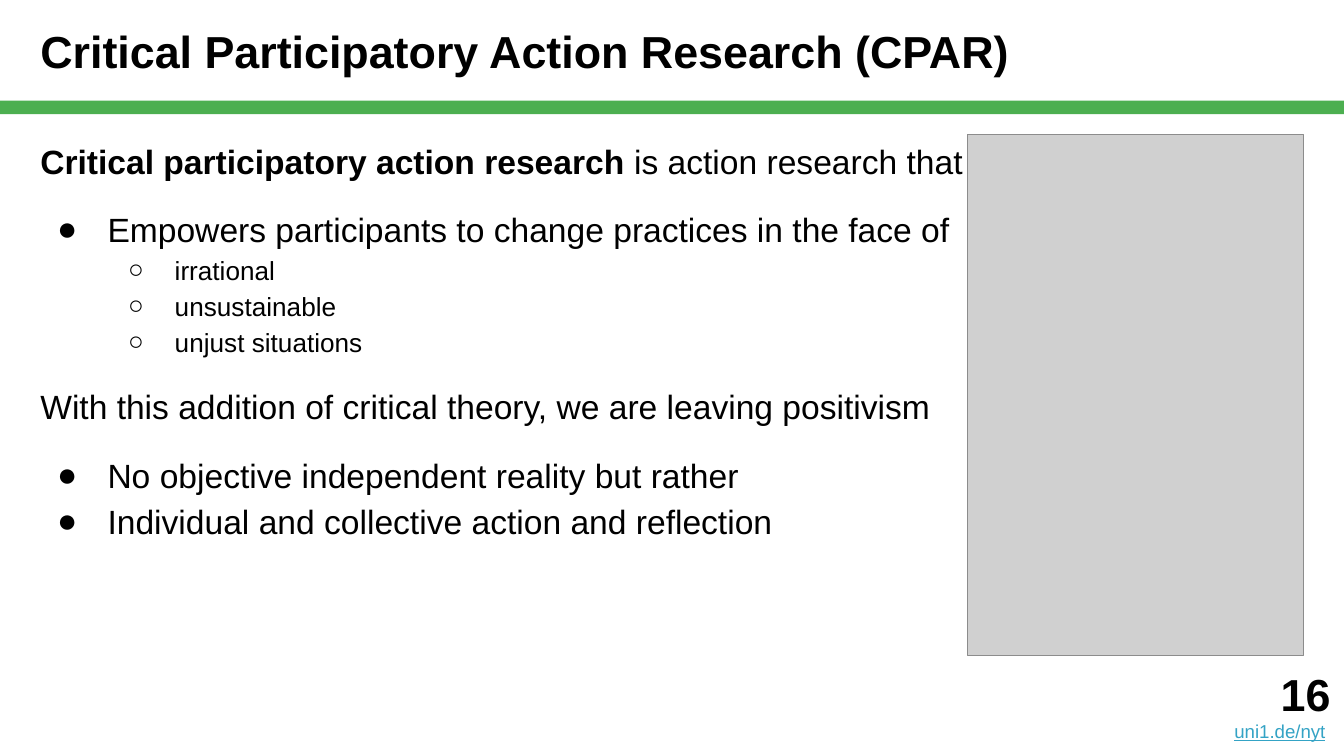
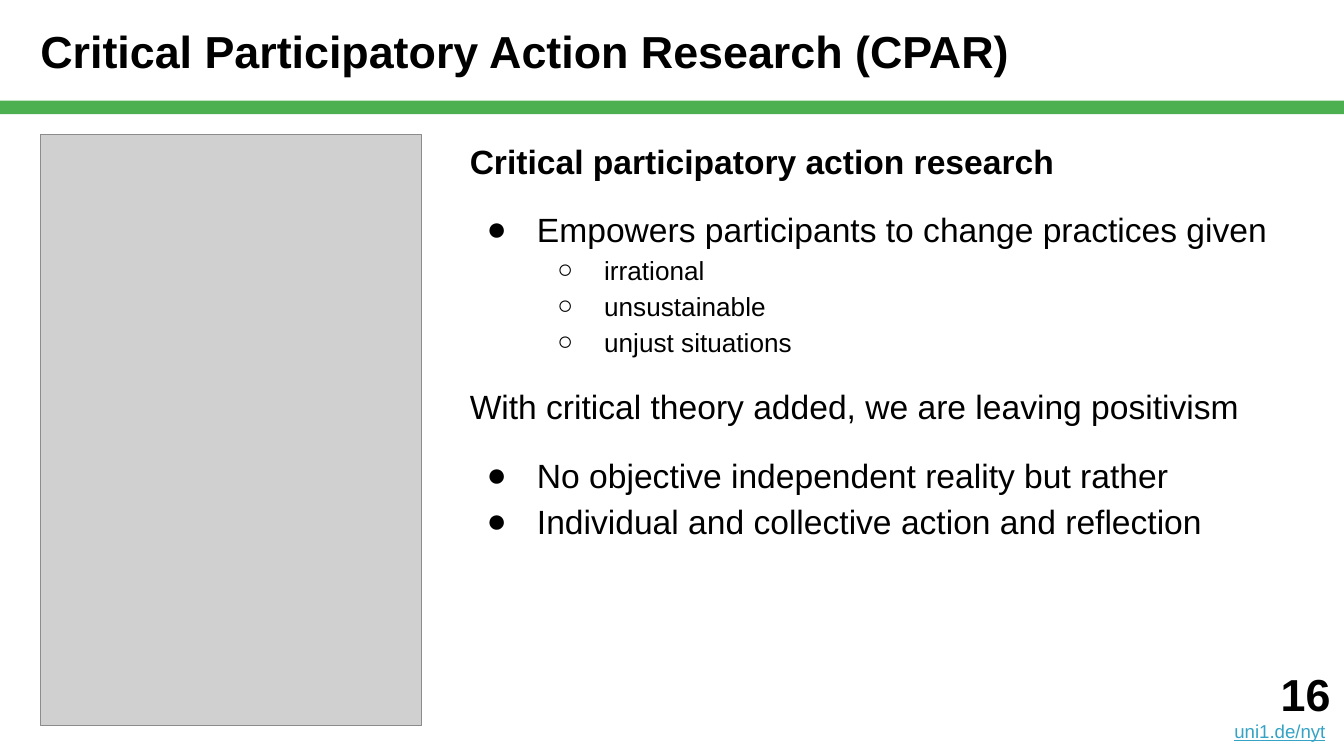
Before and after one commit to dirkriehle/nyt-course, a slide deck: slide 16 of Lecture slides/NYT C04 - Action Research.pptx. Drawn at 1344x756 pixels with LibreOffice and Linux fonts; fonts in the diff are those of the drawing; grey boxes stand for pictures. Boxes give left, top, right and bottom in pixels: in the first picture for what was removed or moved away, otherwise in the second. Text is boxed around its words. In the diff, an @@ line names an element or a change of style, - is before the commit and + after.

Commit message:
Added Action Research (C04) slide update (pre-lecture)

```diff
--- a/Lecture slides/NYT C04 - Action Research.pptx
+++ b/Lecture slides/NYT C04 - Action Research.pptx
@@ picture: place and size @@
-picture at [968, 134, 1304, 656]
+picture at [40, 134, 422, 726]
@@ text at [470, 149, 1266, 248]: text changed @@
-Critical participatory action research is action research that
-● Empowers participants to change practices in the face of
+Critical participatory action research
+● Empowers participants to change practices given
@@ text "Critical participatory action research": place and size @@
-text "Critical participatory action research" at [40, 149, 963, 535]
+text "Critical participatory action research" at [470, 149, 1266, 535]
@@ text at [470, 394, 1238, 425]: text changed @@
-With this addition of critical theory, we are leaving positivism
+With critical theory added, we are leaving positivism
```
Also in this commit, not shown: 10 other slides changed, 1 other file.
